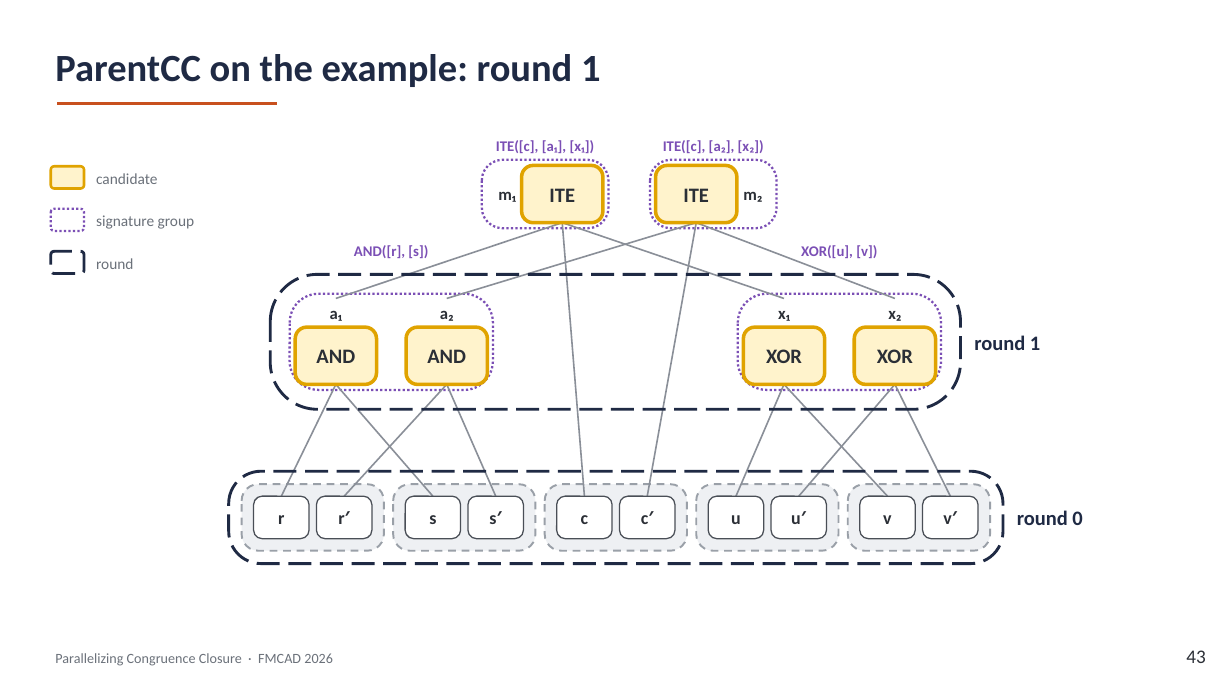
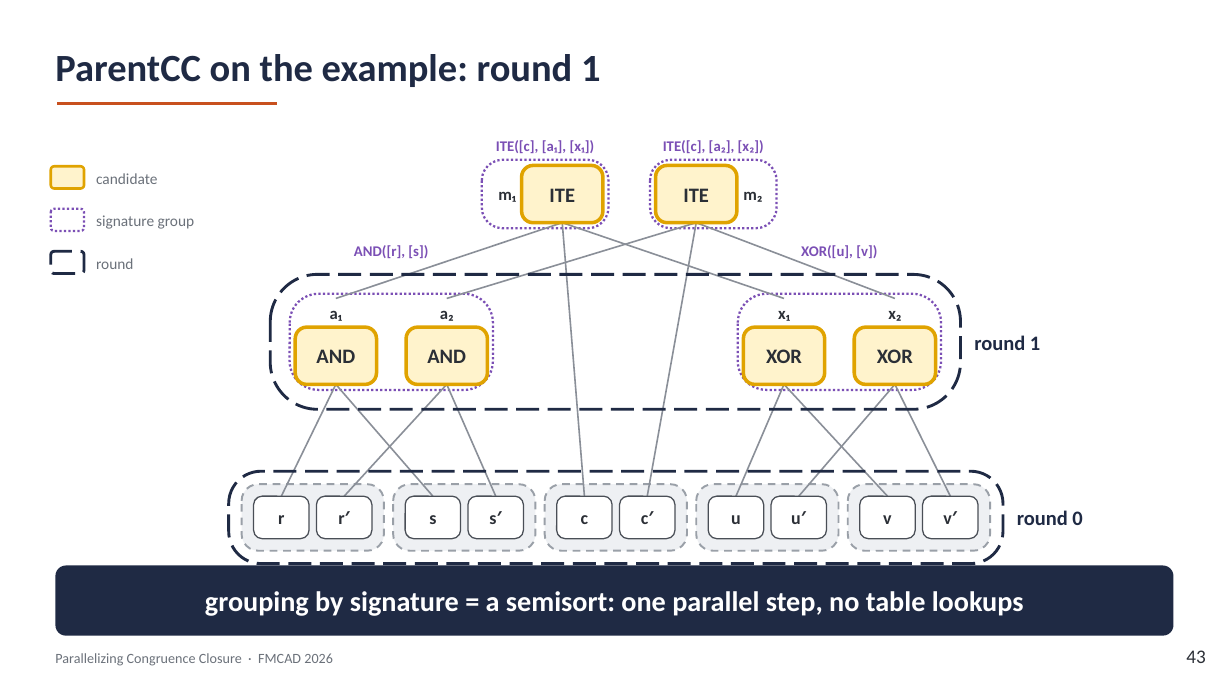
Before and after one commit to amarshah1/parallelcc-paper, a slide deck: slide 43 of slides/parallelcc-part1.pptx. Drawn at 1232x693 pixels with LibreOffice and Linux fonts; fonts in the diff are those of the drawing. Boxes give left, top, right and bottom in pixels: in the first picture for what was removed or moved away, otherwise in the second. Text is boxed around its words. In the diff, an @@ line names an element or a change of style, - is before the commit and + after.

```diff
--- a/slides/parallelcc-part1.pptx
+++ b/slides/parallelcc-part1.pptx
@@ rounded rectangle added at [55,566,1174,636], fill #1F2A44, 22 pt, text #FFFFFF, bold @@
+grouping by signature = a semisort: one parallel step, no table lookups
```
Also in this commit, not shown: 8 other slides changed, 1 other file.
